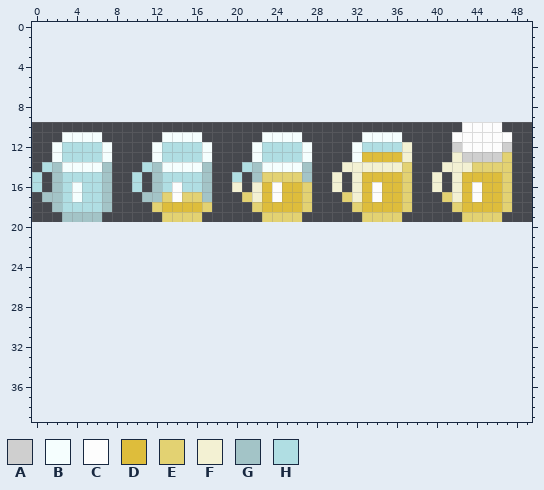
Pixel-art sprite, stored at src/game/sprites/data/beer-glass-sm.png. The picture above is the old version.
The file is 50x10 pixels. The old version is drawn lined up with the new one, on the new canvas.
Palette (. is transparent): A #cfcfcf  B #f5fefe  C #fdfdfd  D #debd3b  E #e3d272  F #f3f1d3  G #a3c4c7  H #b0dee3
Pixels before, first column x 0:
10 ...........................................CCCC.
11 ...BBBB......BBBB......BBBB......BBBB.....CCCCCC
12 ..BHHHHB....BHHHHB....BHHHHB....BHHHHF....ACCCCA
13 ..BHHHHB....BHHHHB....BHHHHB....BDDDDF....FAAAAE
14 .HGBBBBG...HGBBBBG...HGBBBBG...FFFFFFE...FFFEEEE
15 H.GHHHHG..H.GHHHHG..H.GEEEEG..F.FDDDDE..F.FDDDDE
16 H.GHBHHG..H.GHCHHG..F.FDCDDE..F.FDCDDE..F.FDCDDE
17 .GGHBHHG...GGECEEG...EFDCDDE...EFDCDDE...EFDCDDE
18 ..GHHHHG....EDDDDE....EDDDDE....EDDDDE....EDDDDE
19 ...GGGG......EEEE......EEEE......EEEE......EEEE.
Now the later version:
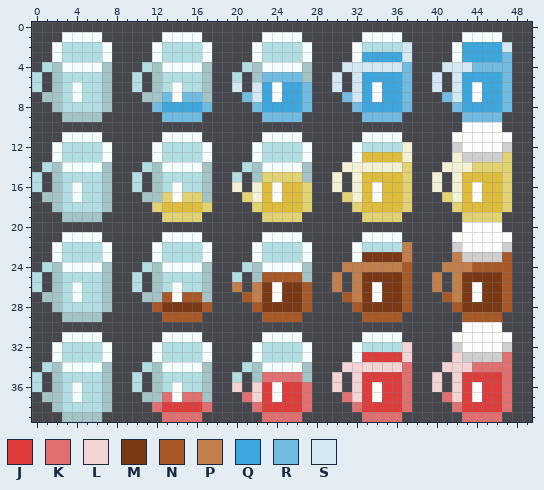
Colours new in this view: J #de3d3b  K #e26f6f  L #f3d3d3  M #7a3815  N #a95928  P #c27f4c  Q #3ba7de  R #6fbbe2  S #d3e8f3
Commit: Different colors for different beers
From old to new:
canvas 50x10 -> 50x40, the old top-left corner now at 0,10
y 1: x 3..6 .... -> BBBB; x 13..16 .... -> BBBB; x 23..26 .... -> BBBB; x 33..36 .... -> BBBB; x 43..46 .... -> BBBB
y 2: x 2..7 ...... -> BHHHHB; x 12..17 ...... -> BHHHHB; x 22..27 ...... -> BHHHHB; x 32..37 ...... -> BHHHHS; x 42..47 ...... -> BQQQQS
y 3: x 2..7 ...... -> BHHHHB; x 12..17 ...... -> BHHHHB; x 22..27 ...... -> BHHHHB; x 32..37 ...... -> BQQQQS; x 42..47 ...... -> BQQQQR
y 4: x 1..7 ....... -> HGBBBBG; x 11..17 ....... -> HGBBBBG; x 21..27 ....... -> HGBBBBG; x 31..37 ....... -> SSSSSSR; x 41..47 ....... -> SSSRRRR
y 5: x 0 . -> H; x 2..7 ...... -> GHHHHG; x 10 . -> H; x 12..17 ...... -> GHHHHG; x 20 . -> H; x 22..27 ...... -> GRRRRG; x 30 . -> S; x 32..37 ...... -> SQQQQR; x 40 . -> S; x 42..47 ...... -> SQQQQR
y 6: x 0 . -> H; x 2..7 ...... -> GHBHHG; x 10 . -> H; x 12..17 ...... -> GHCHHG; x 20 . -> S; x 22..27 ...... -> SQCQQR; x 30 . -> S; x 32..37 ...... -> SQCQQR; x 40 . -> S; x 42..47 ...... -> SQCQQR
y 7: x 1..7 ....... -> GGHBHHG; x 11..17 ....... -> GGRCRRG; x 21..27 ....... -> RSQCQQR; x 31..37 ....... -> RSQCQQR; x 41..47 ....... -> RSQCQQR
y 8: x 2..7 ...... -> GHHHHG; x 12..17 ...... -> RQQQQR; x 22..27 ...... -> RQQQQR; x 32..37 ...... -> RQQQQR; x 42..47 ...... -> RQQQQR
y 9: x 3..6 .... -> GGGG; x 13..16 .... -> RRRR; x 23..26 .... -> RRRR; x 33..36 .... -> RRRR; x 43..46 .... -> RRRR
y 20: x 43..46 .... -> CCCC
y 21: x 3..6 .... -> BBBB; x 13..16 .... -> BBBB; x 23..26 .... -> BBBB; x 33..36 .... -> BBBB; x 42..47 ...... -> CCCCCC
y 22: x 2..7 ...... -> BHHHHB; x 12..17 ...... -> BHHHHB; x 22..27 ...... -> BHHHHB; x 32..37 ...... -> BHHHHP; x 42..47 ...... -> ACCCCA
y 23: x 2..7 ...... -> BHHHHB; x 12..17 ...... -> BHHHHB; x 22..27 ...... -> BHHHHB; x 32..37 ...... -> BMMMMP; x 42..47 ...... -> PAAAAN
y 24: x 1..7 ....... -> HGBBBBG; x 11..17 ....... -> HGBBBBG; x 21..27 ....... -> HGBBBBG; x 31..37 ....... -> PPPPPPN; x 41..47 ....... -> PPPNNNN
y 25: x 0 . -> H; x 2..7 ...... -> GHHHHG; x 10 . -> H; x 12..17 ...... -> GHHHHG; x 20 . -> H; x 22..27 ...... -> GNNNNG; x 30 . -> P; x 32..37 ...... -> PMMMMN; x 40 . -> P; x 42..47 ...... -> PMMMMN
y 26: x 0 . -> H; x 2..7 ...... -> GHBHHG; x 10 . -> H; x 12..17 ...... -> GHCHHG; x 20 . -> P; x 22..27 ...... -> PMCMMN; x 30 . -> P; x 32..37 ...... -> PMCMMN; x 40 . -> P; x 42..47 ...... -> PMCMMN
y 27: x 1..7 ....... -> GGHBHHG; x 11..17 ....... -> GGNCNNG; x 21..27 ....... -> NPMCMMN; x 31..37 ....... -> NPMCMMN; x 41..47 ....... -> NPMCMMN
y 28: x 2..7 ...... -> GHHHHG; x 12..17 ...... -> NMMMMN; x 22..27 ...... -> NMMMMN; x 32..37 ...... -> NMMMMN; x 42..47 ...... -> NMMMMN
y 29: x 3..6 .... -> GGGG; x 13..16 .... -> NNNN; x 23..26 .... -> NNNN; x 33..36 .... -> NNNN; x 43..46 .... -> NNNN
y 30: x 43..46 .... -> CCCC
y 31: x 3..6 .... -> BBBB; x 13..16 .... -> BBBB; x 23..26 .... -> BBBB; x 33..36 .... -> BBBB; x 42..47 ...... -> CCCCCC
y 32: x 2..7 ...... -> BHHHHB; x 12..17 ...... -> BHHHHB; x 22..27 ...... -> BHHHHB; x 32..37 ...... -> BHHHHL; x 42..47 ...... -> ACCCCA
y 33: x 2..7 ...... -> BHHHHB; x 12..17 ...... -> BHHHHB; x 22..27 ...... -> BHHHHB; x 32..37 ...... -> BJJJJL; x 42..47 ...... -> LAAAAK
y 34: x 1..7 ....... -> HGBBBBG; x 11..17 ....... -> HGBBBBG; x 21..27 ....... -> HGBBBBG; x 31..37 ....... -> LLLLLLK; x 41..47 ....... -> LLLKKKK
y 35: x 0 . -> H; x 2..7 ...... -> GHHHHG; x 10 . -> H; x 12..17 ...... -> GHHHHG; x 20 . -> H; x 22..27 ...... -> GKKKKG; x 30 . -> L; x 32..37 ...... -> LJJJJK; x 40 . -> L; x 42..47 ...... -> LJJJJK
y 36: x 0 . -> H; x 2..7 ...... -> GHBHHG; x 10 . -> H; x 12..17 ...... -> GHCHHG; x 20 . -> L; x 22..27 ...... -> LJCJJK; x 30 . -> L; x 32..37 ...... -> LJCJJK; x 40 . -> L; x 42..47 ...... -> LJCJJK
y 37: x 1..7 ....... -> GGHBHHG; x 11..17 ....... -> GGKCKKG; x 21..27 ....... -> KLJCJJK; x 31..37 ....... -> KLJCJJK; x 41..47 ....... -> KLJCJJK
y 38: x 2..7 ...... -> GHHHHG; x 12..17 ...... -> KJJJJK; x 22..27 ...... -> KJJJJK; x 32..37 ...... -> KJJJJK; x 42..47 ...... -> KJJJJK
y 39: x 3..6 .... -> GGGG; x 13..16 .... -> KKKK; x 23..26 .... -> KKKK; x 33..36 .... -> KKKK; x 43..46 .... -> KKKK
Where, in picture pixels (left, top, right, bottom), the same in both pictures:
added: (32, 32, 512, 122)
added: (32, 222, 512, 422)
